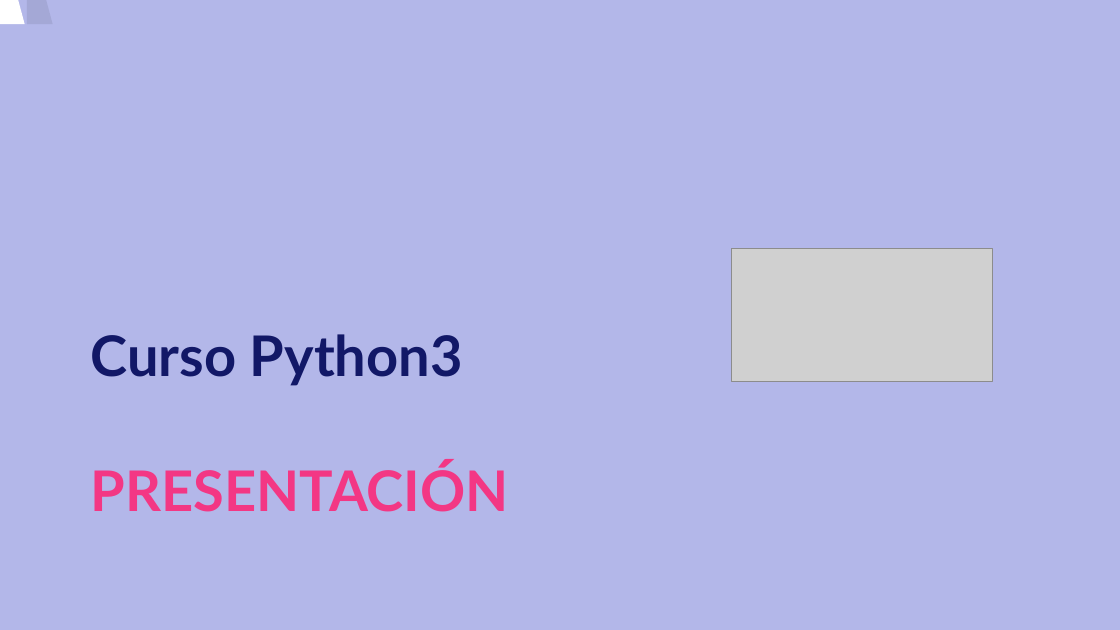
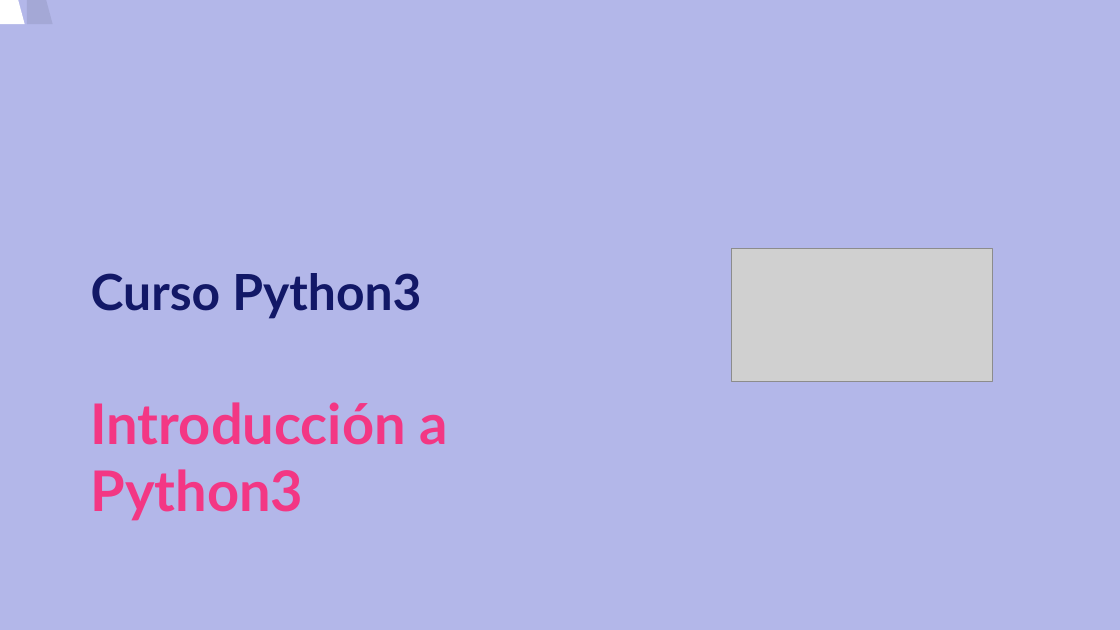
Before and after one commit to josedom24/curso_python3, a slide deck: slide 1 of curso/u1/u1.odp. Drawn at 1120x630 pixels with LibreOffice and Linux fonts; fonts in the diff are those of the drawing; grey boxes stand for pictures. Boxes give left, top, right and bottom in pixels: in the first picture for what was removed or moved away, otherwise in the second. Text is boxed around its words. In the diff, an @@ line names an element or a change of style, - is before the commit and + after.

```diff
--- a/curso/u1/u1.odp
+++ b/curso/u1/u1.odp
@@ title at <box>91,273,447,521</box>: text changed; text colour #121867 to #F33784 @@
-Curso Python3
-PRESENTACIÓN
+Curso Python3
+Introducción a
+Python3
```
Also in this commit, not shown: 1 other slide changed, 1 other file.
